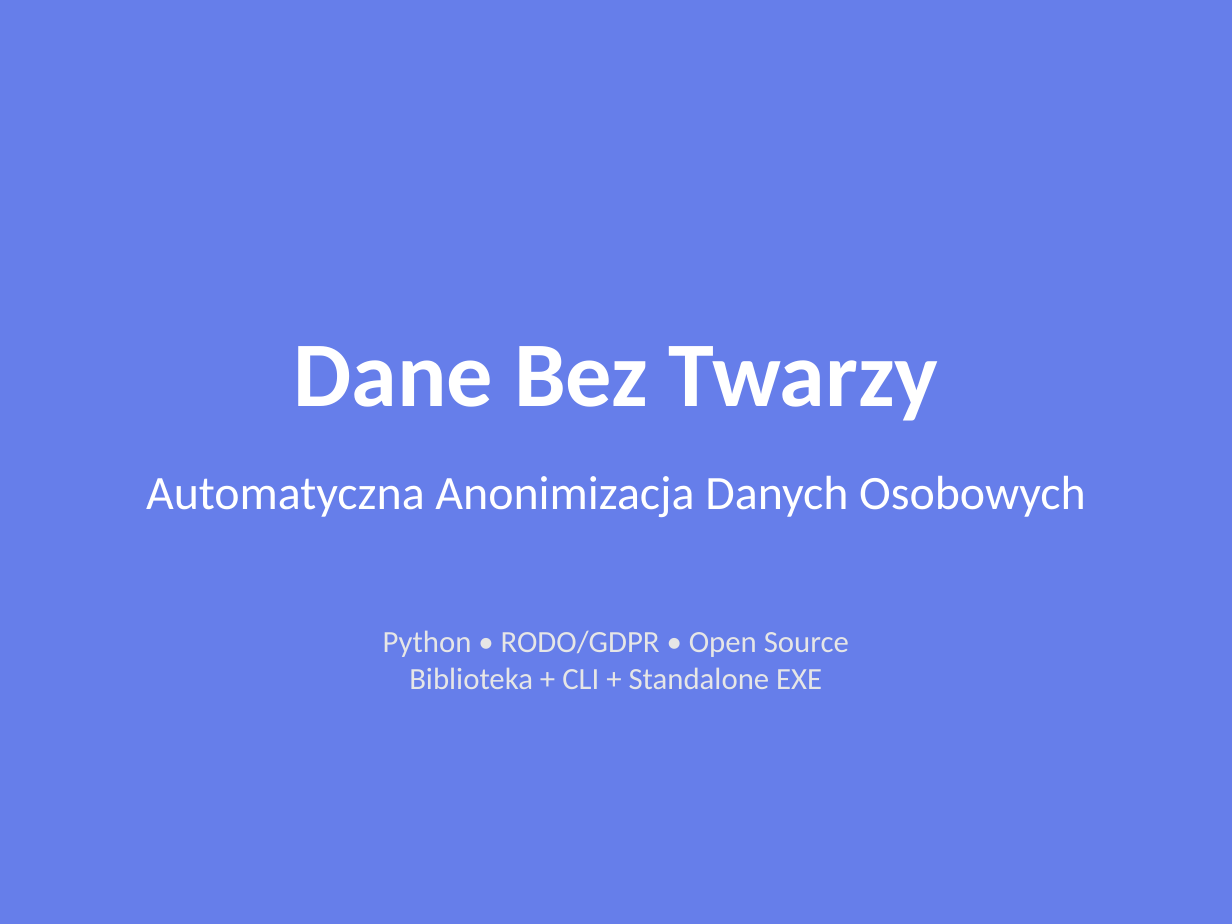
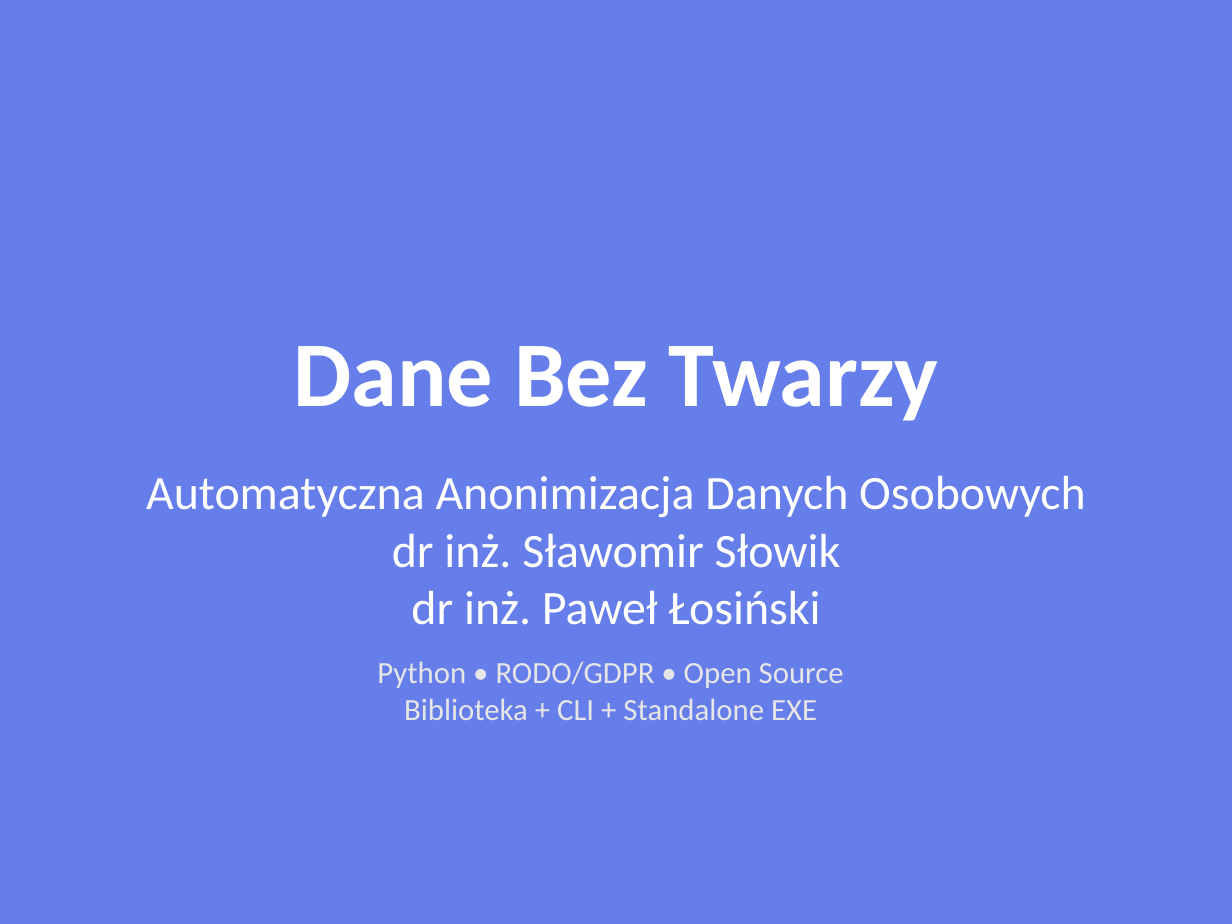
Before and after one commit to slawomirslowik/DaneBezTwarzy, a slide deck: slide 1 of DaneBezTwarzy_Prezentacja.pptx. Drawn at 1232x924 pixels with LibreOffice and Linux fonts; fonts in the diff are those of the drawing. Boxes give left, top, right and bottom in pixels: in the first picture for what was removed or moved away, otherwise in the second. Text is boxed around its words. In the diff, an @@ line names an element or a change of style, - is before the commit and + after.

```diff
--- a/DaneBezTwarzy_Prezentacja.pptx
+++ b/DaneBezTwarzy_Prezentacja.pptx
@@ text at <box>392,534,841,625</box>: paragraphs added @@
+dr inż. Sławomir Słowik
+dr inż. Paweł Łosiński
@@ text "Python • RODO/GDPR • Open ...": place and size @@
-text "Python • RODO/GDPR • Open ..." at <box>383,630,849,689</box>
+text "Python • RODO/GDPR • Open ..." at <box>377,661,844,720</box>
```
Also in this commit, not shown: 1 other slide changed, 3 other files.
